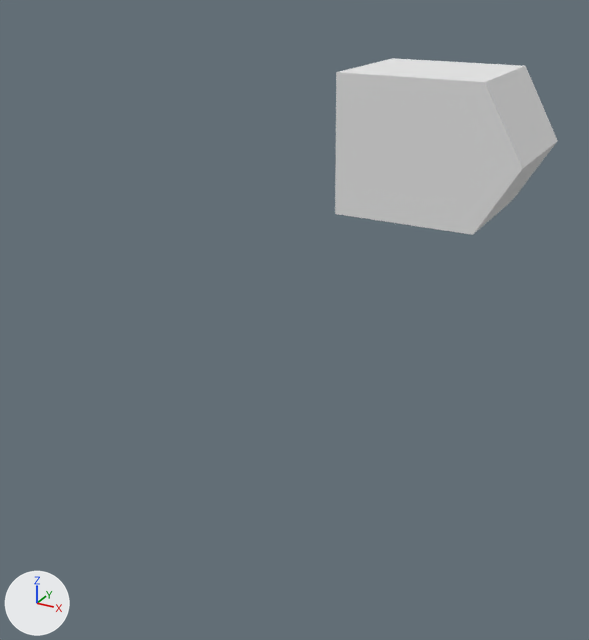
Two versions of the Blender file objsrc/wispgen.blend, one commit apart.
The view is the same before and after, from a 50 mm lens placed at (7.35, -16.12, 5.9), pointed at (-0.84, -1.23, -1.55). Arrows for +X, +Y and +Z are at lower left; the lights stay in place.

The first picture shows '@s00gg', '@s01hh', 'ff'.
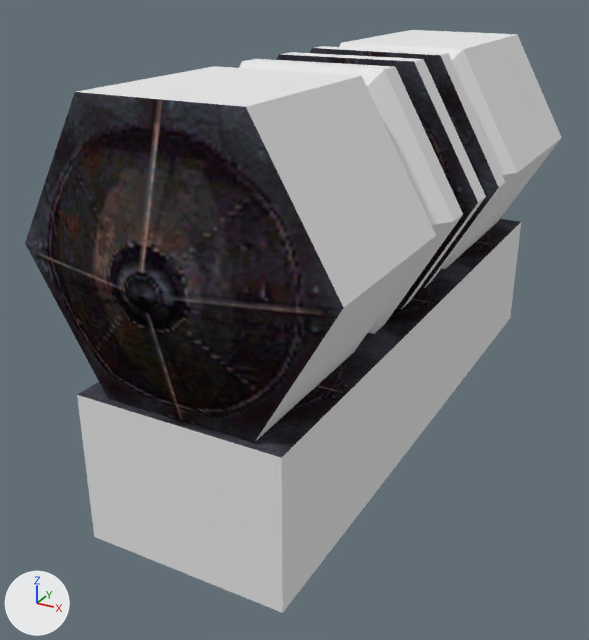
Where the change shows, as pixel boxes [x1, y1, x2, y2] in the pictures (589 x 640 px):
'dd', shown: after [25, 30, 562, 613]
part 1 of me_dd_001, cut back: before [335, 58, 524, 235]

Patch to the scene script:
```diff
--- a/objsrc/wispgen.blend.py
+++ b/objsrc/wispgen.blend.py
@@ me_dd_001 @@
 me_dd_001.from_pydata(...)  # 12 vertices, 5 faces; spans x -1.82..2.98, y 2.7..6.3, z -0.2..3.4
 # used by ob_ff; location = (0.0, 0.0, 0.0)
 # verts and faces of me_dd_001; kept vertices keep their numbers, new ones are numbered from 12
 # before: 0 (2.98, 6.3, 1.54) at pixel (557, 141), 1 (2.98, 2.7, 1.54) at pixel (522, 168), 2 (1.92, 6.3, 3.4) at pixel (525, 65), 3 (1.92, 2.7, 3.4) at pixel (484, 82), 4 (1.96, 2.7, -0.2) at pixel (472, 234)
 # before: 5 (1.96, 6.3, -0.2) at pixel (512, 200), 6 (-1.8, 6.3, 1.54), 7 (-1.8, 2.7, 1.54) at pixel (335, 147), 8 (-1.82, 6.3, 3.4) at pixel (392, 58), 9 (-1.82, 2.7, 3.4) at pixel (336, 72)
 # before: 10 (-1.78, 2.7, -0.2) at pixel (335, 213), 11 (-1.78, 6.3, -0.2)
+# me_dd_001 part 1
+delete_vertices([*range(0, 12)])  # with the faces that use them
+verts[12] = (1.4, 4.6, 4.0)
+verts[13] = (1.4, 4.4, 4.0)
+verts[14] = (1.2, 4.6, 4.0)
+verts[15] = (1.2, 4.4, 4.0)
+faces += [(12, 13, 15, 14)]
 me_dd_001.materials.append(mat_material2ds)
@@ ob_dd @@
 ob_dd.location = (0.0, 0.0, 0.0)
-ob_dd.hide_set(True)  # its collection is switched off
@@ ob_s00cc @@
 ob_s00cc.location = (0.0, 0.0, 0.0)
-ob_s00cc.hide_set(True)  # its collection is switched off
```
